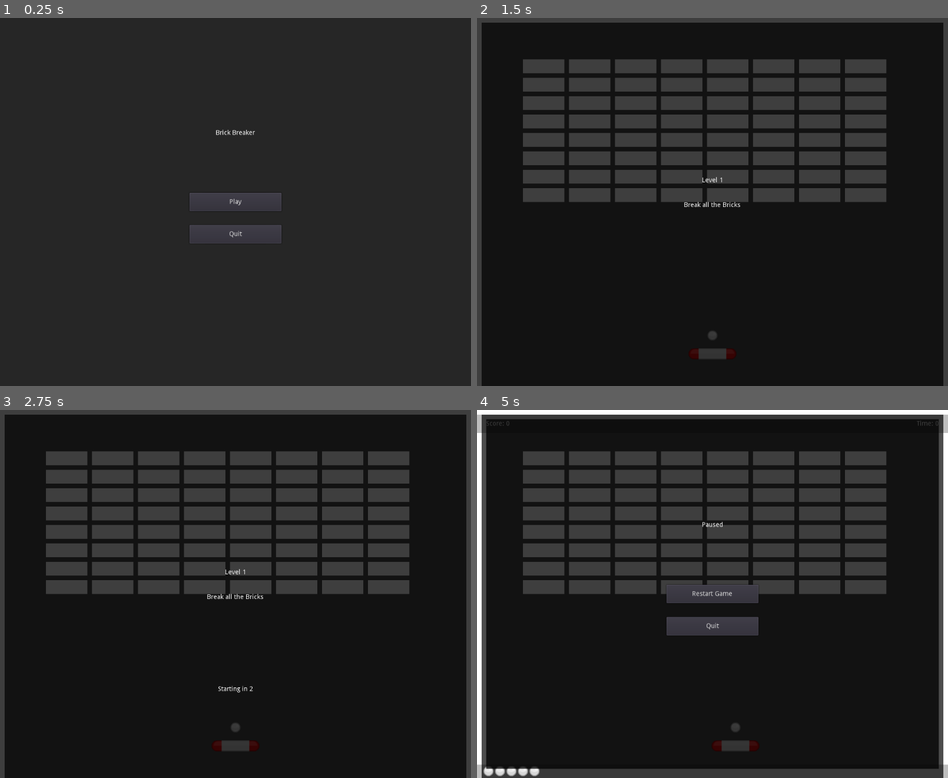
Above: before the commit, frames 1-4 (two rows, left to right).
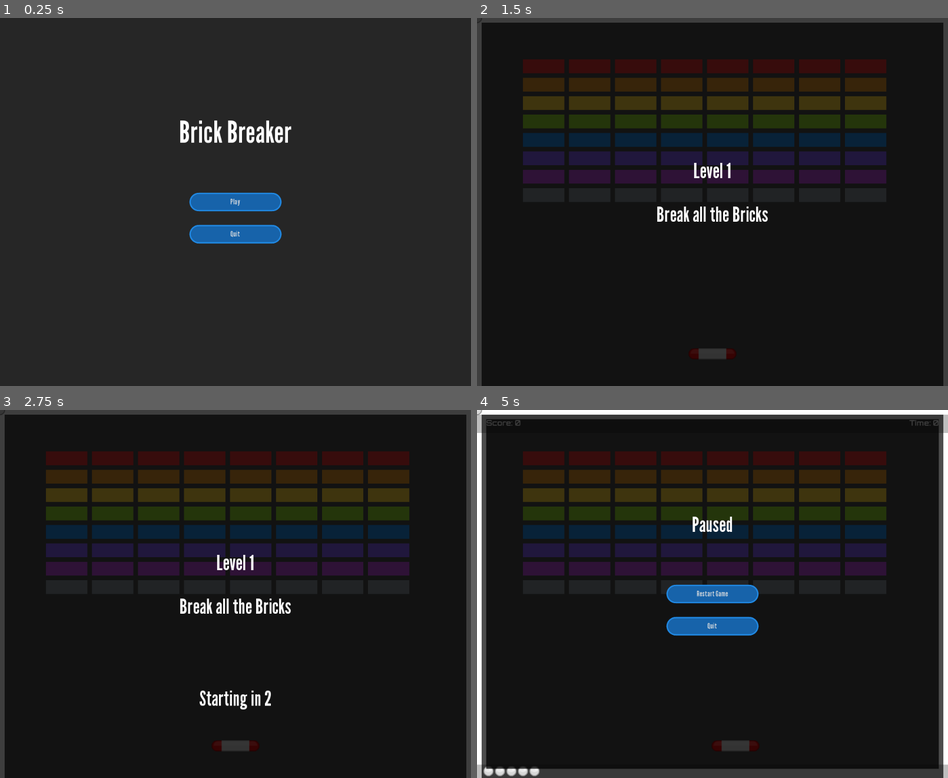
Above: after the commit, the same moments.

Repository: DanielGramling9/-03-Juicy-Brick-Breaker
Game: Godot game, scene res://UI/Main_Menu.tscn
Same seed, same stepped clock (60 frames per second), same inputs: the game is played once before the commit and once after it.
Inputs (mouse positions are in pixels of both pictures, inside the frame that each line leads up to):
- Up to frame 1 (0.25 s): no input
- Up to frame 2 (1.5 s): click "Play" at 0.5 s; tap Enter at 1.25 s; move the mouse to (736, 202) at 1.27 s; press the mouse at (736, 202) at 1.28 s
- Up to frame 3 (2.75 s): tap Space at 2 s; move the mouse to (211, 594) at 2.02 s; release the mouse at (211, 594) at 2.03 s; click (211, 594) at 2.1 s
- Up to frame 4 (5 s): move the mouse to (721, 586) at 2.77 s; press the mouse at (721, 586) at 2.78 s; tap Enter at 3.5 s; move the mouse to (707, 601) at 3.52 s; release the mouse at (707, 601) at 3.53 s; click (707, 601) at 3.6 s; tap Space at 4.25 s; move the mouse to (745, 597) at 4.27 s; press the mouse at (745, 597) at 4.28 s; tap Escape (menu) at 4.9 s

The runs differ from the first frame. In frame 1, 2.8% of the frame differs, in the area x 38-62%, y 27-62%; in frame 2, 22%; in frame 3, 22%; in frame 4, 23%, in the area x 0-98%, y 0-88%.
Error after the commit: Invalid get index 'scale' (on base: 'Node'). (res://UI/Indicator.gd:8)

Commit message:
Test

Diff:
--- a/Brick-Breaker-main/Brick-Breaker-main/Ball/Ball.gd
+++ b/Brick-Breaker-main/Brick-Breaker-main/Ball/Ball.gd
@@ -6,8 +6,17 @@
 var accelerate = false
 var decay = 0.04
 var released = true
+var time_highlight = 0.4
+var time_highlight_size = 0.3
+var initial_velocity = Vector2.ZERO
 
-var initial_velocity = Vector2.ZERO
+var wobble_period = 0.0
+var wobble_amplitude = 0.0
+export var wobble_max = 5
+var wobble_direction = Vector2.ZERO
+var decay_wobble = 0.15
+
+export var distort_effect = 0.0002
 
 func _ready():
 	contact_monitor = true
@@ -25,6 +34,11 @@
 		body.hit(self)
 		accelerate = true
 	$Highlight.modulate.a = 1.0
+	$Tween.interpolate_property($Images/Highlight, "modulate:a", 1.0, 0.0, time_highlight, Tween.TRANS_LINEAR, Tween.EASE_IN_OUT)
+	$Tween.interpolate_property($Images/Highlight, "scale", Vector2(2.0,2.0), Vector2(1.0,1.0), time_highlight_size, Tween.TRANS_BOUNCE, Tween.EASE_IN)
+	$Tween.start()
+	wobble_direction = linear_velocity.tangent().normalized()
+	wobble_amplitude = wobble_max
 
 func _input(event):
 	if not released and event.is_action_pressed("release"):
@@ -66,3 +80,15 @@
 
 func die():
 	queue_free()
+
+func wobble():
+	wobble_period += 1
+	if wobble_amplitude > 0:
+		var pos = wobble_direction * wobble_amplitude * sin(wobble_period)
+		$Images.position = pos
+		wobble_amplitude -= decay_wobble
+
+func distort():
+	var direction = Vector2( 1+ linear_velocity.length()* distort_effect, 1- linear_velocity.length()*distort_effect)
+	$Images.rotation - linear_velocity.angle()
+	$Images.scale = direction
--- a/Brick-Breaker-main/Brick-Breaker-main/Ball/Ball.tscn
+++ b/Brick-Breaker-main/Brick-Breaker-main/Ball/Ball.tscn
@@ -22,11 +22,15 @@
 [node name="CollisionShape2D" type="CollisionShape2D" parent="."]
 shape = SubResource( 1 )
 
-[node name="Sprite" type="Sprite" parent="."]
+[node name="Images" type="Node" parent="."]
+
+[node name="Sprite" type="Sprite" parent="Images"]
 texture = ExtResource( 3 )
 
-[node name="Highlight" type="Sprite" parent="."]
+[node name="Highlight" type="Sprite" parent="Images"]
 modulate = Color( 1, 1, 1, 0 )
 texture = ExtResource( 2 )
 
+[node name="Tween" type="Tween" parent="."]
+
 [connection signal="body_entered" from="." to="." method="_on_Ball_body_entered"]
--- a/Brick-Breaker-main/Brick-Breaker-main/Brick/Brick.gd
+++ b/Brick-Breaker-main/Brick-Breaker-main/Brick/Brick.gd
@@ -7,11 +7,27 @@
 var powerup_prob = 0.1
 
 func _ready():
-	randomize()
+	#randomize()
 	position = new_position
+	if score >= 100:
+		$ColorRect.color = Color8(224,49,49)
+	elif score >= 90:
+		$ColorRect.color = Color8(225,146,43)
+	elif score >= 80:
+		$ColorRect.color = Color8(255,212,59)
+	elif score >= 70:
+		$ColorRect.color = Color8(148,216,45)
+	elif score >= 60:
+		$ColorRect.color = Color8(34,139,230)
+	elif score >= 50:
+		$ColorRect.color = Color8(132,94,247)
+	elif score >= 40:
+		$ColorRect.color = Color8(190,75,219)
+	else:
+		$ColorRect.color =Color8(134,142,150)
 
 func _physics_process(_delta):
-	if dying:
+	if dying and not $Confetti.emitting:
 		queue_free()
 
 func hit(_ball):
@@ -23,6 +39,8 @@
 	collision_layer = 0
 	$ColorRect.hide()
 	Global.update_score(score)
+	get_parent().check_level()
+	$Confetti.emitting = true
 	if not Global.feverish:
 		Global.update_fever(score)
 	get_parent().check_level()
--- a/Brick-Breaker-main/Brick-Breaker-main/Brick/Brick.tscn
+++ b/Brick-Breaker-main/Brick-Breaker-main/Brick/Brick.tscn
@@ -1,9 +1,15 @@
-[gd_scene load_steps=3 format=2]
+[gd_scene load_steps=6 format=2]
 
 [ext_resource path="res://Brick/Brick.gd" type="Script" id=1]
+[ext_resource path="res://Assets/bubble.png" type="Texture" id=2]
 
 [sub_resource type="RectangleShape2D" id=1]
 extents = Vector2( 45, 15 )
+
+[sub_resource type="Curve" id=2]
+_data = [ Vector2( 0, 0.527273 ), 0.0, 0.0, 0, 0, Vector2( 0.995652, 1 ), 0.0, 0.0, 0, 0 ]
+
+[sub_resource type="Gradient" id=3]
 
 [node name="Brick" type="StaticBody2D"]
 script = ExtResource( 1 )
@@ -16,3 +22,24 @@
 
 [node name="CollisionShape2D" type="CollisionShape2D" parent="."]
 shape = SubResource( 1 )
+
+[node name="Confetti" type="CPUParticles2D" parent="."]
+emitting = false
+amount = 15
+lifetime = 0.4
+one_shot = true
+explosiveness = 0.5
+texture = ExtResource( 2 )
+emission_shape = 2
+emission_rect_extents = Vector2( 45, 15 )
+direction = Vector2( 0, 0 )
+spread = 180.0
+gravity = Vector2( 0, 0 )
+initial_velocity = 300.0
+initial_velocity_random = 1.0
+scale_amount = 0.25
+scale_amount_random = 1.0
+scale_amount_curve = SubResource( 2 )
+color_ramp = SubResource( 3 )
+hue_variation = 1.0
+hue_variation_random = 1.0
--- a/Brick-Breaker-main/Brick-Breaker-main/Paddle/Paddle.gd
+++ b/Brick-Breaker-main/Brick-Breaker-main/Paddle/Paddle.gd
@@ -25,6 +25,7 @@
 
 func hit(_ball):
 	$Highlight.modulate.a = 1.0
+	$Confetti.emitting = true
 	$Tween.interpolate_property($ColorRect, "rect_position:y", 30,0,0.5,Tween.TRANS_BOUNCE, Tween.EASE_IN)
 	$Tween.start()
 	pass
--- a/Brick-Breaker-main/Brick-Breaker-main/Paddle/Paddle.tscn
+++ b/Brick-Breaker-main/Brick-Breaker-main/Paddle/Paddle.tscn
@@ -1,11 +1,18 @@
-[gd_scene load_steps=5 format=2]
+[gd_scene load_steps=8 format=2]
 
 [ext_resource path="res://Paddle/Paddle.gd" type="Script" id=1]
 [ext_resource path="res://Assets/paddleRed.png" type="Texture" id=2]
 [ext_resource path="res://Assets/paddleBlu.png" type="Texture" id=3]
+[ext_resource path="res://Assets/confetti.png" type="Texture" id=4]
 
 [sub_resource type="RectangleShape2D" id=1]
 extents = Vector2( 50, 10 )
+
+[sub_resource type="Curve" id=2]
+_data = [ Vector2( 0, 1 ), 0.0, 0.0, 0, 0, Vector2( 1, 0.2 ), 0.0, 0.0, 0, 0 ]
+
+[sub_resource type="Gradient" id=3]
+offsets = PoolRealArray( 0, 0.0386473 )
 
 [node name="Paddle" type="KinematicBody2D"]
 script = ExtResource( 1 )
@@ -26,3 +33,25 @@
 modulate = Color( 1, 1, 1, 0 )
 position = Vector2( 50, 10 )
 texture = ExtResource( 3 )
+
+[node name="Confetti" type="CPUParticles2D" parent="."]
+emitting = false
+amount = 6
+lifetime = 0.5
+one_shot = true
+explosiveness = 0.7
+randomness = 1.0
+local_coords = false
+texture = ExtResource( 4 )
+direction = Vector2( 0, -1 )
+spread = 25.0
+initial_velocity = 250.0
+initial_velocity_random = 0.6
+angular_velocity = 800.0
+angular_velocity_random = 1.0
+scale_amount_curve = SubResource( 2 )
+color_ramp = SubResource( 3 )
+hue_variation = 1.0
+hue_variation_random = 1.0
+
+[node name="Paddle_Container" type="Node2D" parent="."]
--- a/Brick-Breaker-main/Brick-Breaker-main/UI/End_Game.tscn
+++ b/Brick-Breaker-main/Brick-Breaker-main/UI/End_Game.tscn
@@ -1,6 +1,11 @@
-[gd_scene load_steps=2 format=2]
+[gd_scene load_steps=4 format=2]
 
 [ext_resource path="res://UI/End_Game.gd" type="Script" id=1]
+[ext_resource path="res://Assets/LeagueGothic-Regular.ttf" type="DynamicFontData" id=2]
+
+[sub_resource type="DynamicFont" id=1]
+size = 65
+font_data = ExtResource( 2 )
 
 [node name="End_Game" type="Control"]
 anchor_right = 1.0
@@ -10,6 +15,7 @@
 [node name="Label" type="Label" parent="."]
 anchor_right = 1.0
 anchor_bottom = 1.0
+custom_fonts/font = SubResource( 1 )
 text = "Thanks for playing!"
 align = 1
 valign = 1
--- a/Brick-Breaker-main/Brick-Breaker-main/UI/HUD.tscn
+++ b/Brick-Breaker-main/Brick-Breaker-main/UI/HUD.tscn
@@ -1,6 +1,13 @@
-[gd_scene load_steps=4 format=2]
+[gd_scene load_steps=7 format=2]
 
 [ext_resource path="res://UI/HUD.gd" type="Script" id=1]
+[ext_resource path="res://Assets/Orbitron Bold.ttf" type="DynamicFontData" id=2]
+
+[sub_resource type="DynamicFont" id=3]
+font_data = ExtResource( 2 )
+
+[sub_resource type="DynamicFont" id=4]
+font_data = ExtResource( 2 )
 
 [sub_resource type="StyleBoxFlat" id=1]
 bg_color = Color( 1, 1, 1, 1 )
@@ -30,6 +37,7 @@
 margin_left = 20.0
 margin_right = 220.0
 margin_bottom = 60.0
+custom_fonts/font = SubResource( 3 )
 text = "Score: "
 valign = 1
 
@@ -39,6 +47,7 @@
 margin_left = -220.0
 margin_right = -20.0
 margin_bottom = 60.0
+custom_fonts/font = SubResource( 4 )
 text = "Time: "
 align = 2
 valign = 1
--- /dev/null
+++ b/Brick-Breaker-main/Brick-Breaker-main/UI/Indicator.gd
@@ -0,0 +1,19 @@
+extends Node2D
+var modulate_target = 0.5
+var mod = 0
+var scale_target = Vector2(0.75,0.75)
+var sca = Vector2(0.5,0.5)
+
+func _ready():
+	$Tween.interpolate_property($Highlight, "scale", $Highlight.scale,scale_target, 0.5, Tween.TRANS_LINEAR,Tween.EASE_IN_OUT)
+	$Tween.interpolate_property($Highlight,"modulate:a", $Highlight.modulate.a, modulate_target, 0.5, Tween.TRANS_LINEAR, Tween.EASE_IN_OUT)
+	$Tween.start()
+
+
+func _on_Tween_tween_all_completed():
+	mod = 0.0 if mod == modulate_target else modulate_target
+	sca = Vector2(0.5,0.5) if sca == scale_target else scale_target
+
+	$Tween.interpolate_property($Highlight, "scale", $Highlight.scale, sca, Tween.TRANS_LINEAR, Tween.EASE_IN_OUT)
+	$Tween.interpolate_property($Highlight, "modulate:a", $Highlight.modulate, mod, 0.5, Tween.TRANS_LINEAR, Tween.EASE_IN_OUT)
+	$Tween.start()
--- a/Brick-Breaker-main/Brick-Breaker-main/UI/Indicator.tscn
+++ b/Brick-Breaker-main/Brick-Breaker-main/UI/Indicator.tscn
@@ -1,8 +1,16 @@
-[gd_scene load_steps=2 format=2]
+[gd_scene load_steps=3 format=2]
 
 [ext_resource path="res://Assets/ballGrey.png" type="Texture" id=1]
+[ext_resource path="res://UI/Indicator.gd" type="Script" id=2]
 
 [node name="Indicator" type="Node2D"]
+script = ExtResource( 2 )
 
 [node name="Sprite" type="Sprite" parent="."]
 texture = ExtResource( 1 )
+
+[node name="Highlight" type="Node" parent="."]
+
+[node name="Tween" type="Tween" parent="."]
+
+[connection signal="tween_all_completed" from="Tween" to="." method="_on_Tween_tween_all_completed"]
--- a/Brick-Breaker-main/Brick-Breaker-main/UI/Instructions.tscn
+++ b/Brick-Breaker-main/Brick-Breaker-main/UI/Instructions.tscn
@@ -1,6 +1,7 @@
-[gd_scene load_steps=2 format=2]
+[gd_scene load_steps=3 format=2]
 
 [ext_resource path="res://UI/Instructions.gd" type="Script" id=1]
+[ext_resource path="res://UI/UI.tres" type="Theme" id=2]
 
 [node name="Instructions" type="Control"]
 anchor_right = 1.0
@@ -16,6 +17,7 @@
 anchor_right = 1.0
 anchor_bottom = 1.0
 margin_bottom = -440.0
+theme = ExtResource( 2 )
 align = 1
 valign = 2
 
@@ -23,6 +25,7 @@
 anchor_right = 1.0
 anchor_bottom = 1.0
 margin_top = 400.0
+theme = ExtResource( 2 )
 align = 1
 
 [node name="Starting" type="Label" parent="."]
@@ -31,6 +34,7 @@
 anchor_right = 1.0
 anchor_bottom = 1.0
 margin_top = -200.0
+theme = ExtResource( 2 )
 align = 1
 
 [node name="Timer" type="Timer" parent="."]
--- a/Brick-Breaker-main/Brick-Breaker-main/UI/Main_Menu.tscn
+++ b/Brick-Breaker-main/Brick-Breaker-main/UI/Main_Menu.tscn
@@ -1,10 +1,17 @@
-[gd_scene load_steps=2 format=2]
+[gd_scene load_steps=5 format=2]
 
 [ext_resource path="res://UI/Main_Menu.gd" type="Script" id=1]
+[ext_resource path="res://UI/Title.tres" type="Theme" id=2]
+[ext_resource path="res://Assets/LeagueGothic-Regular.ttf" type="DynamicFontData" id=3]
+
+[sub_resource type="DynamicFont" id=1]
+size = 65
+font_data = ExtResource( 3 )
 
 [node name="Main_Menu" type="Control"]
 anchor_right = 1.0
 anchor_bottom = 1.0
+theme = ExtResource( 2 )
 script = ExtResource( 1 )
 
 [node name="Background" type="ColorRect" parent="."]
@@ -16,6 +23,7 @@
 anchor_right = 1.0
 anchor_bottom = 1.0
 margin_bottom = -300.0
+custom_fonts/font = SubResource( 1 )
 text = "Brick Breaker"
 align = 1
 valign = 1
--- a/Brick-Breaker-main/Brick-Breaker-main/UI/Pause_Menu.tscn
+++ b/Brick-Breaker-main/Brick-Breaker-main/UI/Pause_Menu.tscn
@@ -1,6 +1,7 @@
-[gd_scene load_steps=2 format=2]
+[gd_scene load_steps=3 format=2]
 
 [ext_resource path="res://UI/Pause_Menu.gd" type="Script" id=1]
+[ext_resource path="res://UI/UI.tres" type="Theme" id=2]
 
 [node name="Pause_Menu" type="Control"]
 pause_mode = 2
@@ -21,6 +22,7 @@
 anchor_right = 1.0
 anchor_bottom = 1.0
 margin_bottom = -300.0
+theme = ExtResource( 2 )
 text = "Paused"
 align = 1
 valign = 1
@@ -34,6 +36,7 @@
 margin_top = -20.0
 margin_right = 100.0
 margin_bottom = 20.0
+theme = ExtResource( 2 )
 text = "Restart Game"
 
 [node name="Quit" type="Button" parent="."]
@@ -45,6 +48,7 @@
 margin_top = 50.0
 margin_right = 100.0
 margin_bottom = 90.0
+theme = ExtResource( 2 )
 text = "Quit"
 
 [connection signal="pressed" from="Restart" to="." method="_on_Restart_pressed"]
--- /dev/null
+++ b/Brick-Breaker-main/Brick-Breaker-main/UI/Title.tres
@@ -0,0 +1,80 @@
+[gd_resource type="Theme" load_steps=9 format=2]
+
+[ext_resource path="res://Assets/LeagueGothic-Regular.ttf" type="DynamicFontData" id=1]
+
+[sub_resource type="DynamicFont" id=1]
+font_data = ExtResource( 1 )
+
+[sub_resource type="StyleBoxFlat" id=2]
+bg_color = Color( 0.52549, 0.556863, 0.588235, 1 )
+border_width_left = 3
+border_width_top = 3
+border_width_right = 3
+border_width_bottom = 3
+border_color = Color( 0.286275, 0.313726, 0.341176, 1 )
+corner_radius_top_left = 20
+corner_radius_top_right = 20
+corner_radius_bottom_right = 20
+corner_radius_bottom_left = 20
+shadow_color = Color( 0.286275, 0.313726, 0.341176, 1 )
+
+[sub_resource type="StyleBoxFlat" id=3]
+bg_color = Color( 0.0941176, 0.392157, 0.670588, 1 )
+border_width_left = 3
+border_width_top = 3
+border_width_right = 3
+border_width_bottom = 3
+border_color = Color( 0.454902, 0.752941, 0.988235, 1 )
+corner_radius_top_left = 20
+corner_radius_top_right = 20
+corner_radius_bottom_right = 20
+corner_radius_bottom_left = 20
+
+[sub_resource type="StyleBoxFlat" id=4]
+bg_color = Color( 0.0941176, 0.392157, 0.670588, 1 )
+border_width_left = 3
+border_width_top = 3
+border_width_right = 3
+border_width_bottom = 3
+border_color = Color( 0.454902, 0.752941, 0.988235, 1 )
+corner_radius_top_left = 20
+corner_radius_top_right = 20
+corner_radius_bottom_right = 20
+corner_radius_bottom_left = 20
+
+[sub_resource type="StyleBoxFlat" id=5]
+bg_color = Color( 0.0941176, 0.392157, 0.670588, 1 )
+border_width_left = 3
+border_width_top = 3
+border_width_right = 3
+border_width_bottom = 3
+border_color = Color( 0.133333, 0.545098, 0.901961, 1 )
+corner_radius_top_left = 20
+corner_radius_top_right = 20
+corner_radius_bottom_right = 20
+corner_radius_bottom_left = 20
+
+[sub_resource type="StyleBoxFlat" id=6]
+bg_color = Color( 0.133333, 0.545098, 0.901961, 1 )
+border_width_left = 3
+border_width_top = 3
+border_width_right = 3
+border_width_bottom = 3
+border_color = Color( 0.133333, 0.545098, 0.901961, 1 )
+corner_radius_top_left = 20
+corner_radius_top_right = 20
+corner_radius_bottom_right = 20
+corner_radius_bottom_left = 20
+
+[sub_resource type="DynamicFont" id=7]
+size = 45
+font_data = ExtResource( 1 )
+
+[resource]
+Button/fonts/font = SubResource( 1 )
+Button/styles/disabled = SubResource( 2 )
+Button/styles/focus = SubResource( 3 )
+Button/styles/hover = SubResource( 4 )
+Button/styles/normal = SubResource( 5 )
+Button/styles/pressed = SubResource( 6 )
+Label/fonts/font = SubResource( 7 )
--- /dev/null
+++ b/Brick-Breaker-main/Brick-Breaker-main/UI/UI.tres
@@ -0,0 +1,80 @@
+[gd_resource type="Theme" load_steps=9 format=2]
+
+[ext_resource path="res://Assets/LeagueGothic-Regular.ttf" type="DynamicFontData" id=1]
+
+[sub_resource type="DynamicFont" id=1]
+font_data = ExtResource( 1 )
+
+[sub_resource type="StyleBoxFlat" id=2]
+bg_color = Color( 0.52549, 0.556863, 0.588235, 1 )
+border_width_left = 3
+border_width_top = 3
+border_width_right = 3
+border_width_bottom = 3
+border_color = Color( 0.286275, 0.313726, 0.341176, 1 )
+corner_radius_top_left = 20
+corner_radius_top_right = 20
+corner_radius_bottom_right = 20
+corner_radius_bottom_left = 20
+shadow_color = Color( 0.286275, 0.313726, 0.341176, 1 )
+
+[sub_resource type="StyleBoxFlat" id=3]
+bg_color = Color( 0.0941176, 0.392157, 0.670588, 1 )
+border_width_left = 3
+border_width_top = 3
+border_width_right = 3
+border_width_bottom = 3
+border_color = Color( 0.454902, 0.752941, 0.988235, 1 )
+corner_radius_top_left = 20
+corner_radius_top_right = 20
+corner_radius_bottom_right = 20
+corner_radius_bottom_left = 20
+
+[sub_resource type="StyleBoxFlat" id=4]
+bg_color = Color( 0.0941176, 0.392157, 0.670588, 1 )
+border_width_left = 3
+border_width_top = 3
+border_width_right = 3
+border_width_bottom = 3
+border_color = Color( 0.454902, 0.752941, 0.988235, 1 )
+corner_radius_top_left = 20
+corner_radius_top_right = 20
+corner_radius_bottom_right = 20
+corner_radius_bottom_left = 20
+
+[sub_resource type="StyleBoxFlat" id=5]
+bg_color = Color( 0.0941176, 0.392157, 0.670588, 1 )
+border_width_left = 3
+border_width_top = 3
+border_width_right = 3
+border_width_bottom = 3
+border_color = Color( 0.133333, 0.545098, 0.901961, 1 )
+corner_radius_top_left = 20
+corner_radius_top_right = 20
+corner_radius_bottom_right = 20
+corner_radius_bottom_left = 20
+
+[sub_resource type="StyleBoxFlat" id=6]
+bg_color = Color( 0.133333, 0.545098, 0.901961, 1 )
+border_width_left = 3
+border_width_top = 3
+border_width_right = 3
+border_width_bottom = 3
+border_color = Color( 0.133333, 0.545098, 0.901961, 1 )
+corner_radius_top_left = 20
+corner_radius_top_right = 20
+corner_radius_bottom_right = 20
+corner_radius_bottom_left = 20
+
+[sub_resource type="DynamicFont" id=7]
+size = 45
+font_data = ExtResource( 1 )
+
+[resource]
+Button/fonts/font = SubResource( 1 )
+Button/styles/disabled = SubResource( 2 )
+Button/styles/focus = SubResource( 3 )
+Button/styles/hover = SubResource( 4 )
+Button/styles/normal = SubResource( 5 )
+Button/styles/pressed = SubResource( 6 )
+Label/fonts/font = SubResource( 7 )
Binary file removed: Brick-Breaker-main/Brick-Breaker-main/Assets/Orbitron Black.ttf
Binary file added: Brick-Breaker-main/Brick-Breaker-main/Assets/Orbitron Bold.ttf
